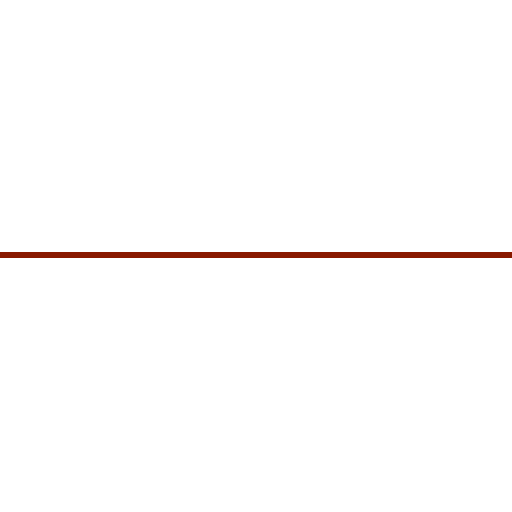
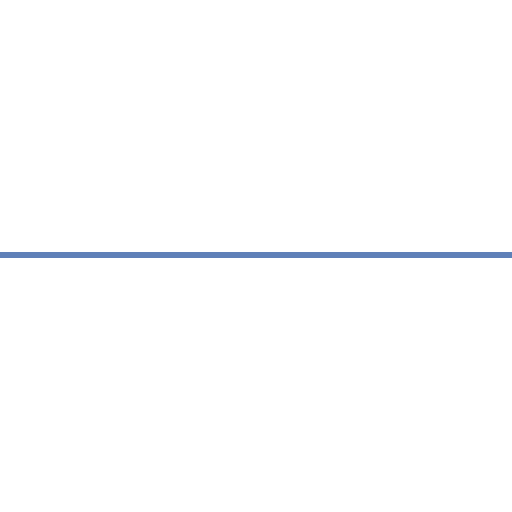
Two versions of the same layered image (512×512). Layer-by-layer changes:
painted on "Background" over [0, 252, 512, 258]
